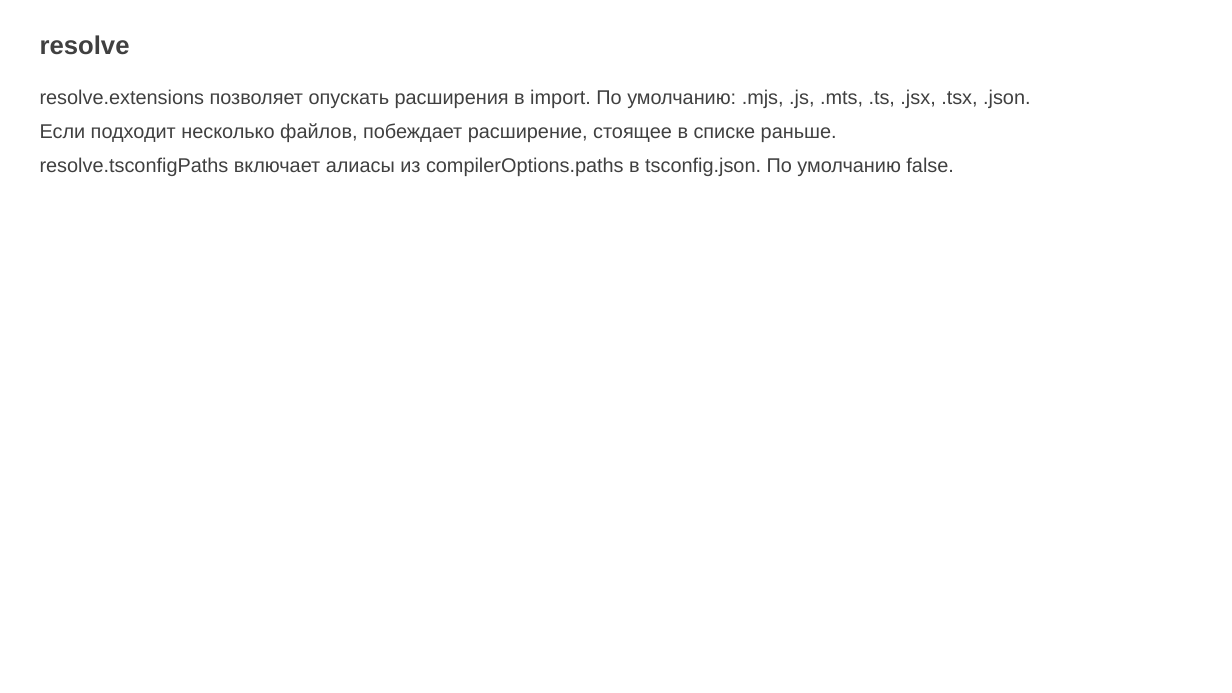
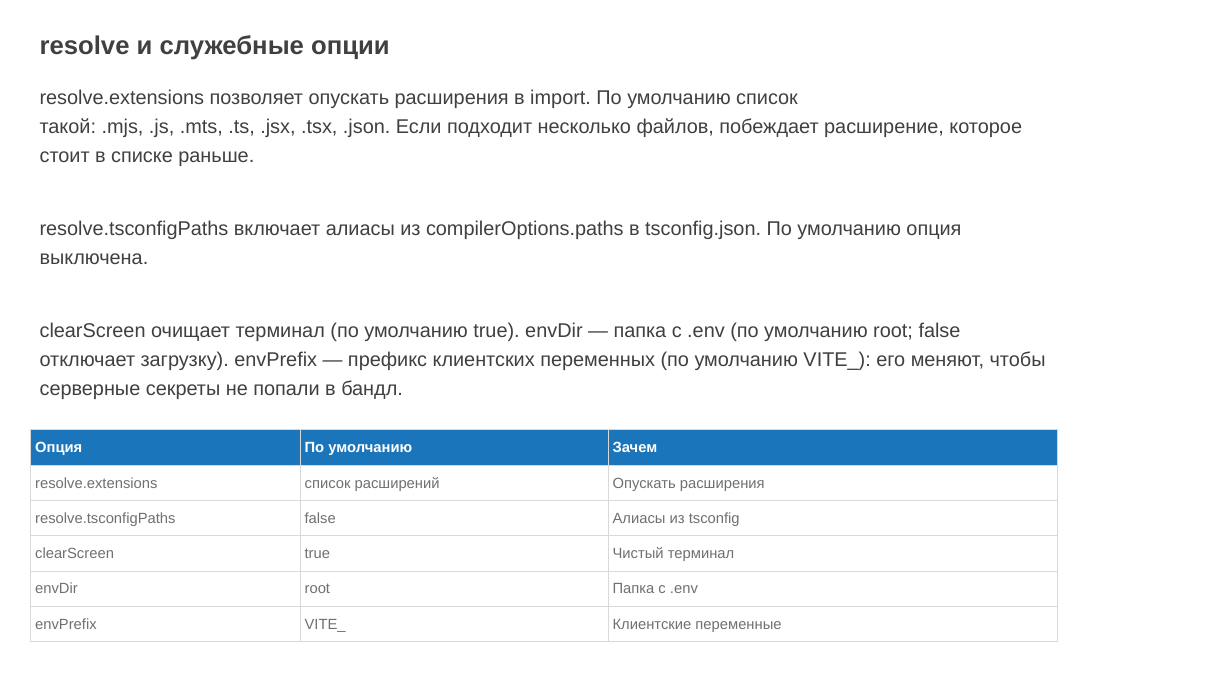
Before and after one commit to ErnandesDaniel/mephi-higher-engineering-school-lectures, a slide deck: slide 10 of lecture-1/modern-frontend-tooling.pptx (slide 9 before the commit). Drawn at 1232x693 pixels with LibreOffice and Linux fonts; fonts in the diff are those of the drawing; background and template pictures are left out. Boxes give left, top, right and bottom in pixels: in the first picture for what was removed or moved away, otherwise in the second. Text is boxed around its words. In the diff, an @@ line names an element or a change of style, - is before the commit and + after.

Commit message:
refactor: rewrite lecture deck with richer prose, code examples and tables

```diff
--- a/lecture-1/modern-frontend-tooling.pptx
+++ b/lecture-1/modern-frontend-tooling.pptx
@@ text at <box>40,35,390,60</box>: text changed @@
-resolve
+resolve и служебные опции
@@ text at <box>40,89,1046,399</box>: text changed @@
-resolve.extensions позволяет опускать расширения в import. По умолчанию: .mjs, .js, .mts, .ts, .jsx, .tsx, .json.
-Если подходит несколько файлов, побеждает расширение, стоящее в списке раньше.
-resolve.tsconfigPaths включает алиасы из compilerOptions.paths в tsconfig.json. По умолчанию false.
+resolve.extensions позволяет опускать расширения в import. По умолчанию список такой: .mjs, .js, .mts, .ts, .jsx, .tsx, .json. Если подходит несколько файлов, побеждает расширение, которое стоит в списке раньше.
+resolve.tsconfigPaths включает алиасы из compilerOptions.paths в tsconfig.json. По умолчанию опция выключена.
+clearScreen очищает терминал (по умолчанию true). envDir — папка с .env (по умолчанию root; false отключает загрузку). envPrefix — префикс клиентских переменных (по умолчанию VITE_): его меняют, чтобы серверные секреты не попали в бандл.
@@ table added at <box>30,430,1057,636</box>, 6 rows, 3 columns @@
+Опция | По умолчанию | Зачем
+resolve.extensions | список расширений | Опускать расширения
+resolve.tsconfigPaths | false | Алиасы из tsconfig
+clearScreen | true | Чистый терминал
+envDir | root | Папка с .env
+envPrefix | VITE_ | Клиентские переменные
```
Also in this commit, not shown: 22 other slides changed, 5 slides added, 8 slides removed, 1 other file.
